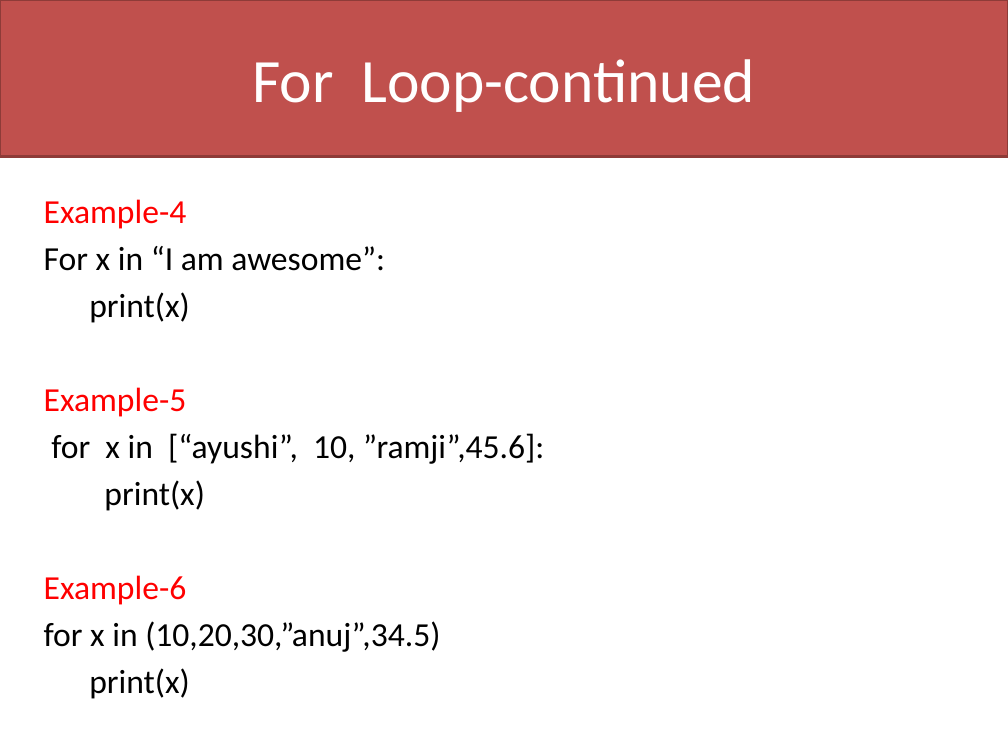
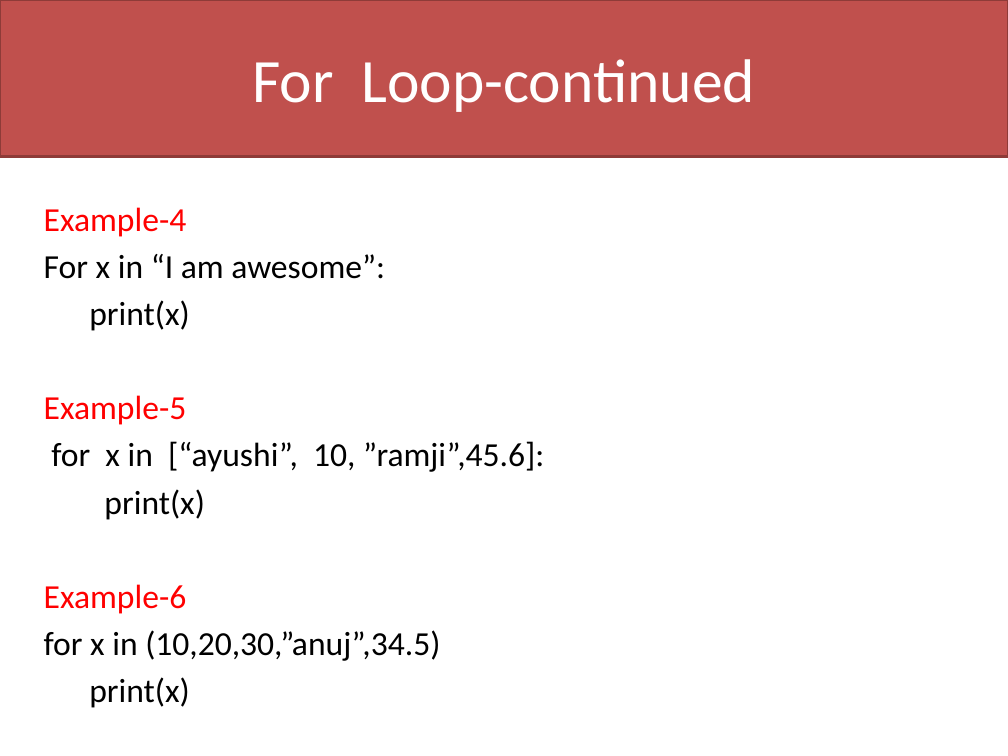
Before and after one commit to davcpscn/XI, a slide deck: slide 8 of Presentations/Looping.pptx. Drawn at 1008x756 pixels with LibreOffice and Linux fonts; fonts in the diff are those of the drawing. Boxes give left, top, right and bottom in pixels: in the first picture for what was removed or moved away, otherwise in the second. Text is boxed around its words. In the diff, an @@ line names an element or a change of style, - is before the commit and + after.

```diff
--- a/Presentations/Looping.pptx
+++ b/Presentations/Looping.pptx
@@ text "Example-4": place and size @@
-text "Example-4" at box(44, 199, 544, 699)
+text "Example-4" at box(44, 207, 544, 708)
```
Also in this commit, not shown: 6 other slides changed, 3 other files.
